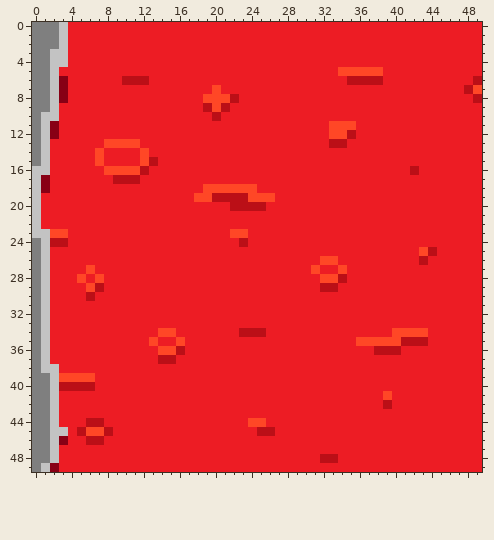
Pixel-art sprite -- images/l1110.png. The first picture shows the starting point.
The file is 50x50 pixels.
After:
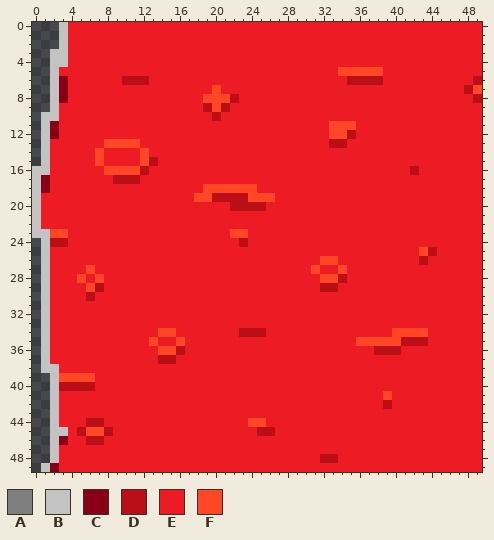
Palette (. is transparent): A #7f7f7f  B #c3c3c3  C #880015  D #bb0f17  E #ed1c24  F #ff4726
What changed:
Changed rows in their new state; - is an unchanged pixel.
first column x 0:
 0 ...
 1 ...
 2 ...
 3 ..-
 4 ..-
 5 ..-
 6 ..-
 7 ..-
 8 ..-
 9 ..-
10 .--
11 .--
12 .--
13 .--
14 .--
15 .--
first column x 0:
24 .-
25 .-
26 .-
27 .-
28 .-
29 .-
30 .-
31 .-
32 .-
33 .-
34 .-
35 .-
36 .-
37 .-
38 .-
39 ..
40 ..
41 ..
42 ..
43 ..
44 ..
45 ..
46 ..
47 ..
48 ..
49 .-
